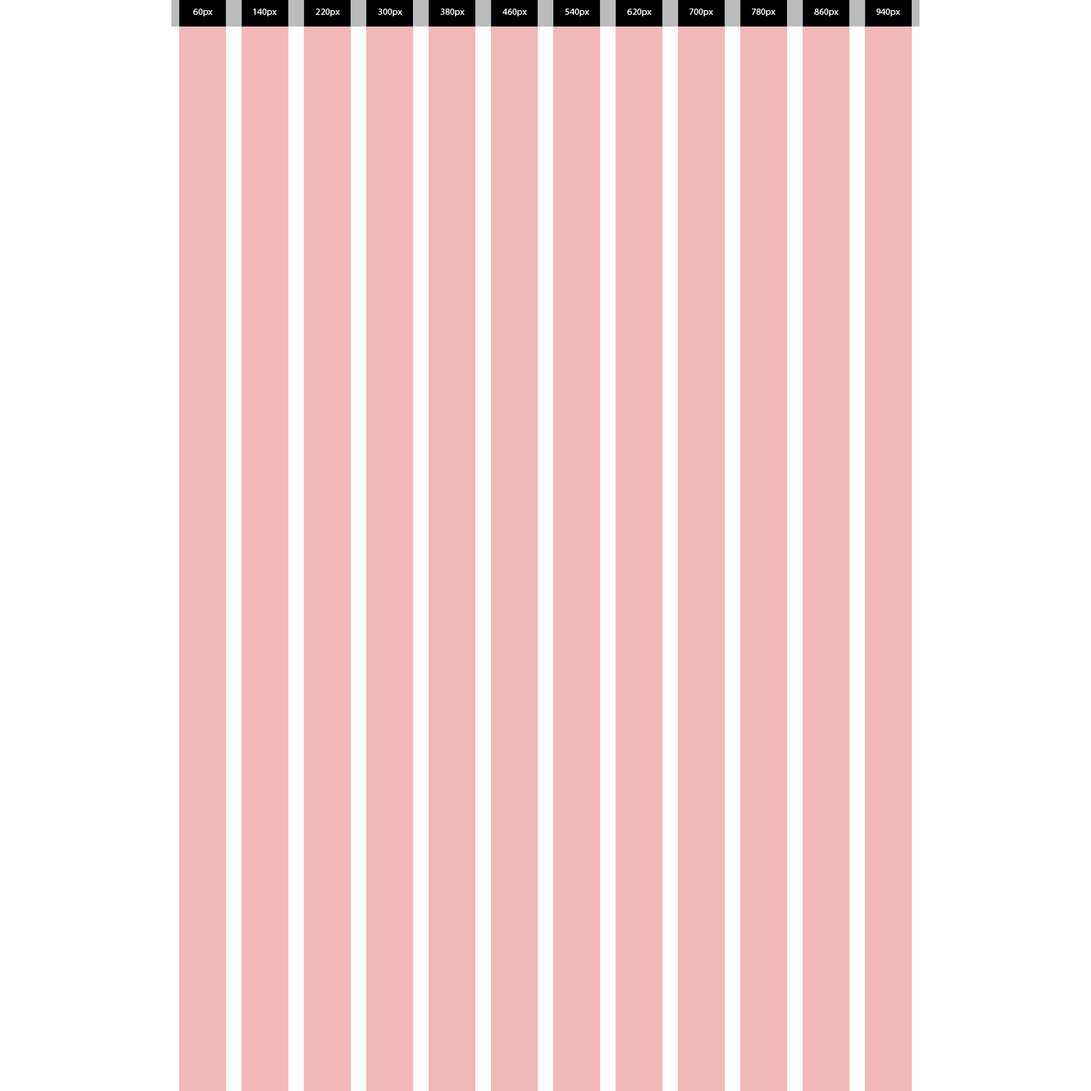
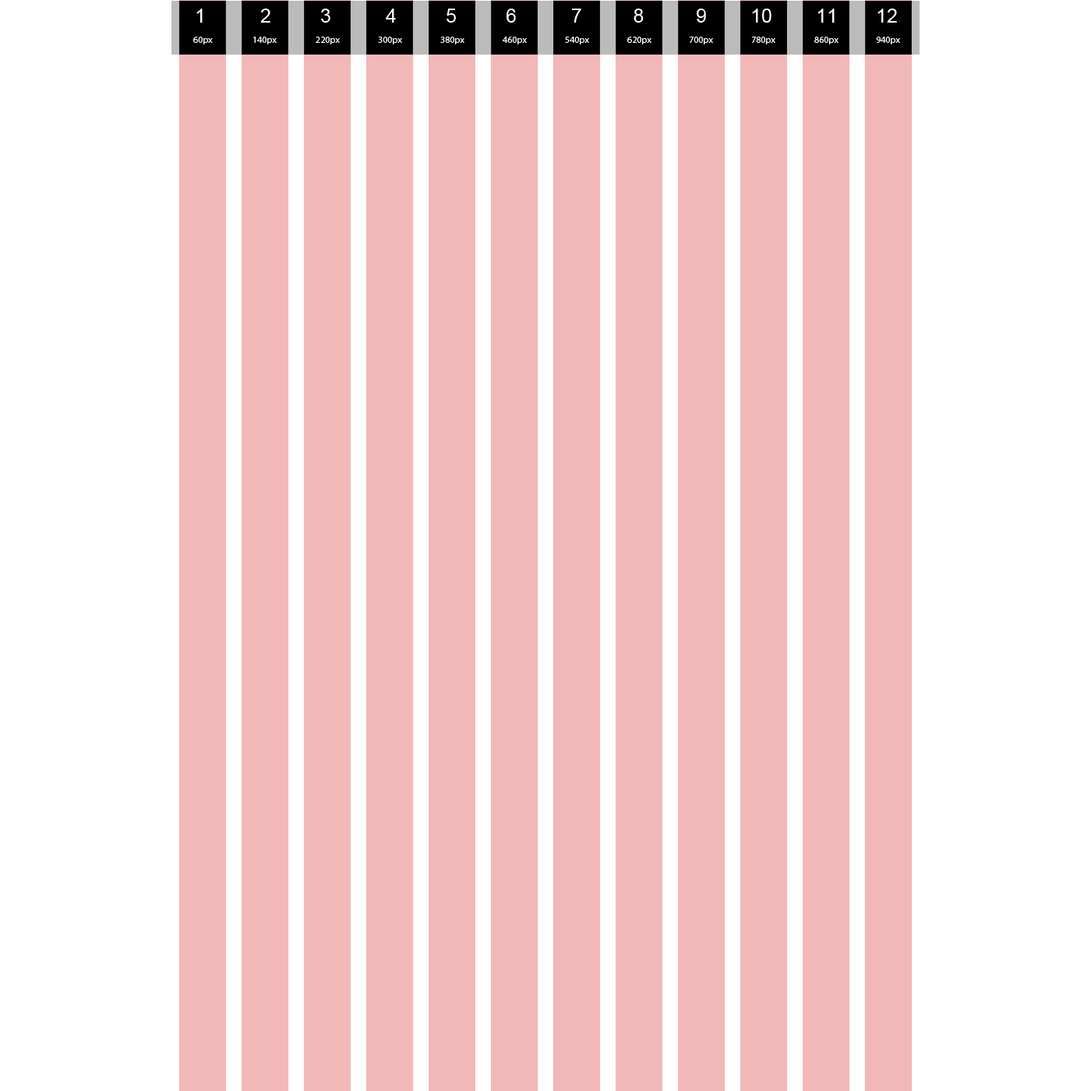
Before/after of a 1091x1091 layered artwork. What changed in the layer stack:
painted on "Gráfico 12 Colunas" over [171, 0, 920, 55]
